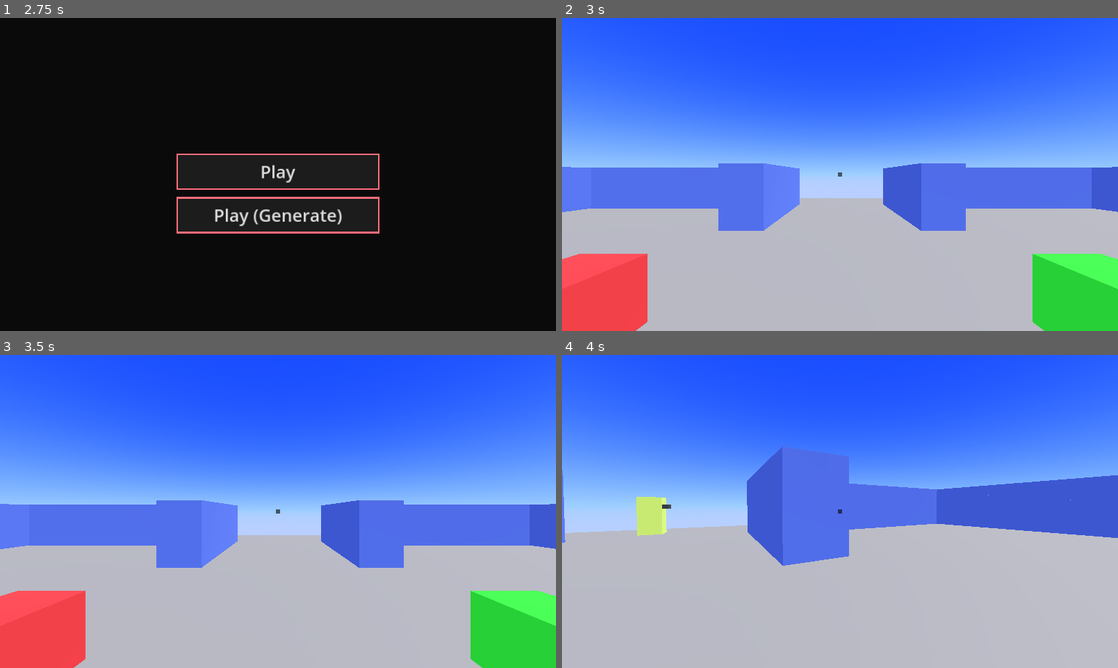
Above: before the commit, frames 1-4 (two rows, left to right).
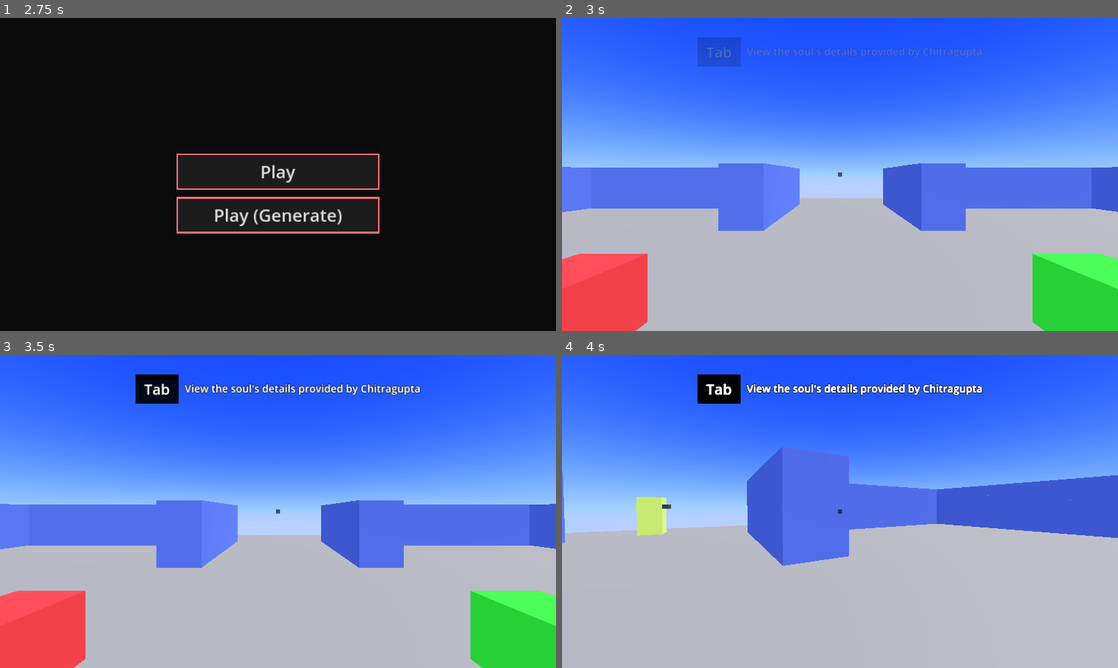
Above: after the commit, the same moments.

Repository: Skyvastern/the-aspiring-deva
Game: Godot game, scene res://main/main.tscn
Same seed, same stepped clock (60 frames per second), same inputs: the game is played once before the commit and once after it.
Inputs (mouse positions are in pixels of both pictures, inside the frame that each line leads up to):
- Up to frame 1 (2.75 s): click (278, 240) at 0.52 s; type "Alex" at 0.6 s; click "Confirm" at 1.25 s; click "Start" at 2 s
- Up to frame 2 (3 s): click "Play" at 2.75 s
- Up to frame 3 (3.5 s): no input
- Up to frame 4 (4 s): move the mouse to (867, 511) at 3.52 s; hold W (forward) from 3.53 s (still down); tap E (interact) at 3.6 s; tap Space (jump) at 3.77 s

Frame 1 is identical in both runs. In frame 2, 1.3% of the frame differs, in the area x 24-76%, y 6-16%; in frame 3, 1.7%; in frame 4, 1.7%.

Commit message:
Show npc details prompt when npc arrives

Diff:
--- a/frontend/main/level/game_manager/game_manager.gd
+++ b/frontend/main/level/game_manager/game_manager.gd
@@ -1,5 +1,7 @@
 extends Node
 class_name GameManager
+
+signal next_npc_coming
 
 @export_group("Data")
 @export var all_npcs_data: Array
@@ -53,8 +55,9 @@
 	current_npc.setup(all_npcs_data[index])
 	current_npc.entry_waypoints = entry_waypoints.duplicate(true)
 	current_npc.exit_waypoints = exit_waypoints.duplicate(true)
+	npc_parent.add_child(current_npc)
 
-	npc_parent.add_child(current_npc)
+	next_npc_coming.emit()
 
 
 func can_player_interact() -> bool:
--- a/frontend/main/npc/npc_details_interact/npc_details_interact.gd
+++ b/frontend/main/npc/npc_details_interact/npc_details_interact.gd
@@ -6,6 +6,10 @@
 @export var animation_player: AnimationPlayer
 @export var npc_details_panel_scene: PackedScene
 var npc_details_panel: NPC_Details_Panel
+
+
+func _ready() -> void:
+	Global.level.game_manager.next_npc_coming.connect(_show_prompt_for_few_seconds)
 
 
 func _process(_delta: float) -> void:
--- a/frontend/main/npc/npc_details_interact/npc_details_interact.tscn
+++ b/frontend/main/npc/npc_details_interact/npc_details_interact.tscn
@@ -41,11 +41,11 @@
 tracks/0/imported = false
 tracks/0/enabled = true
 tracks/0/path = NodePath("Interact Prompt:modulate")
-tracks/0/interp = 1
+tracks/0/interp = 2
 tracks/0/loop_wrap = true
 tracks/0/keys = {
-"times": PackedFloat32Array(0, 0.2, 2.8, 3),
-"transitions": PackedFloat32Array(1, 1, 1, 1),
+"times": PackedFloat32Array(0, 0.4, 2.6, 3),
+"transitions": PackedFloat32Array(-2, -2, -2, -2),
 "update": 0,
 "values": [Color(1, 1, 1, 0), Color(1, 1, 1, 1), Color(1, 1, 1, 1), Color(1, 1, 1, 0)]
 }
@@ -76,9 +76,9 @@
 anchor_left = 0.5
 anchor_right = 0.5
 offset_left = -491.0
-offset_top = 117.0
+offset_top = 67.0
 offset_right = 491.0
-offset_bottom = 217.0
+offset_bottom = 167.0
 grow_horizontal = 2
 theme_override_constants/separation = 20
 
